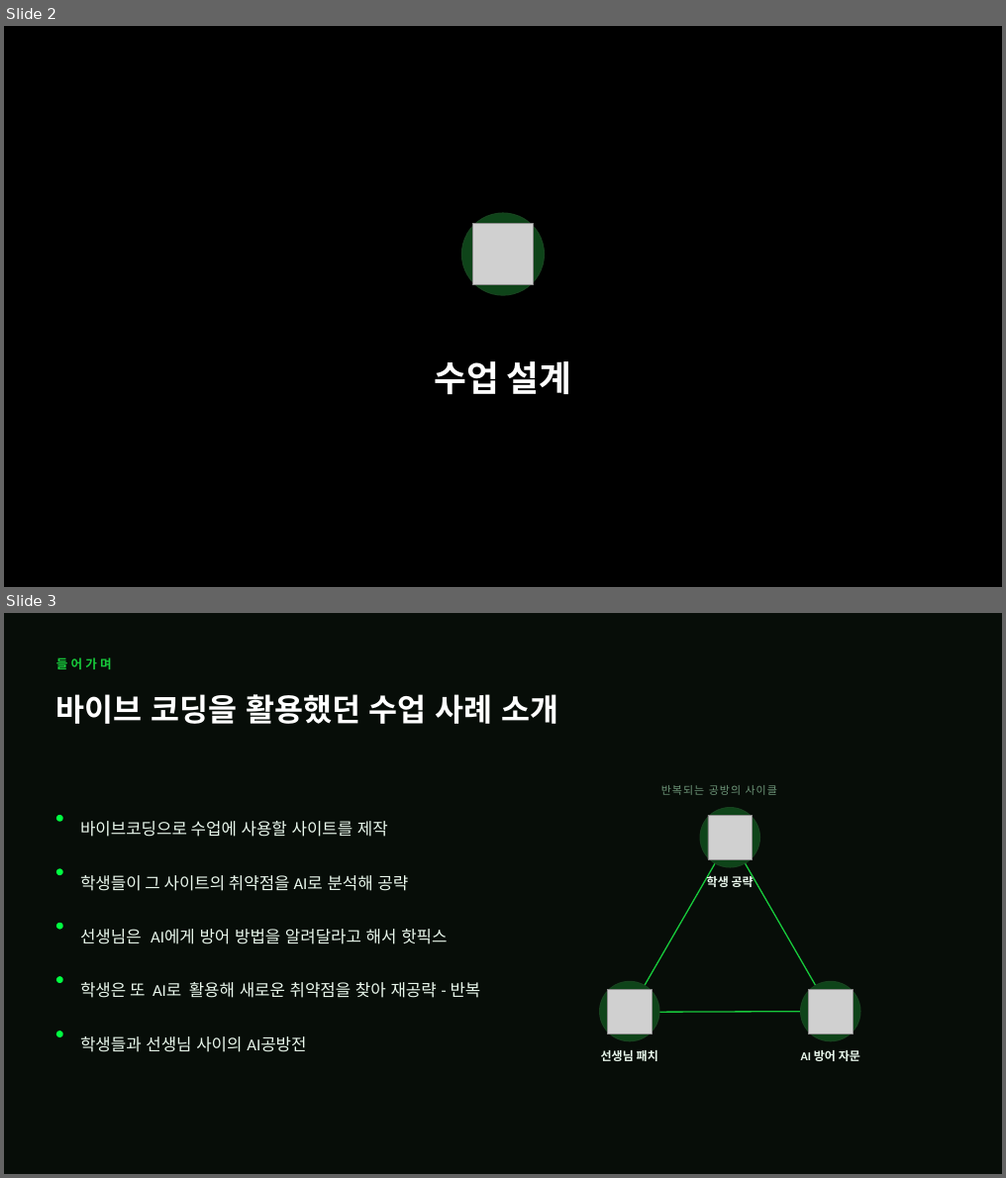
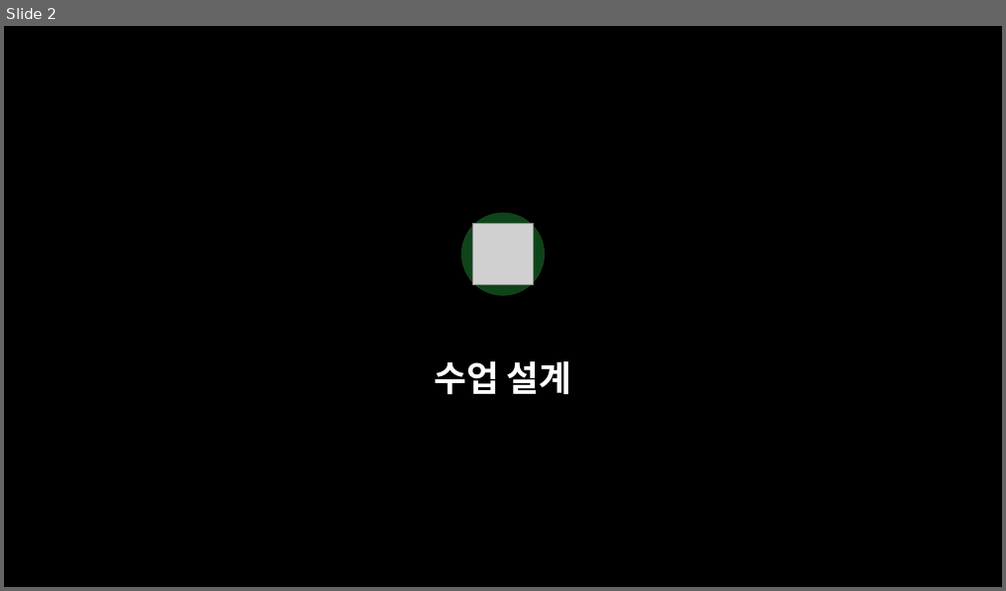
Before and after one commit to shk-cell/Macro_Classroom, a slide deck: AI기반 바이브코딩 시대의 교사역할과 교수학습설계.pptx. Shown one above the other, each under a label of ours: slides 2 and 3 before the commit, slide 2 after it. The pictures are 1006x1178 and 1006x591 pixels, drawn with LibreOffice and Linux fonts; fonts in the diff are those of the drawing; grey boxes stand for pictures. Boxes give left, top, right and bottom in pixels: in the first picture for what was removed or moved away, otherwise in the second. Text is boxed around its words. In the diff, an @@ line names an element or a change of style, - is before the commit and + after.

```diff
--- a/AI기반 바이브코딩 시대의 교사역할과 교수학습설계.pptx
+++ b/AI기반 바이브코딩 시대의 교사역할과 교수학습설계.pptx
@@ slide 3 removed at <box>4,613,1002,1174</box>, background #070D08 @@
@@ text removed at <box>56,658,112,669</box> @@
-들어가며
@@ text removed at <box>56,694,558,724</box> @@
-바이브 코딩을 활용했던 수업 사례 소개
@@ text removed at <box>661,785,777,795</box> @@
-반복되는 공방의 사이클
@@ ellipse removed at <box>56,815,63,822</box> @@
@@ ellipse removed at <box>700,808,760,867</box> @@
@@ picture removed at <box>708,815,751,860</box> @@
@@ text removed at <box>80,821,388,837</box> @@
-바이브코딩으로 수업에 사용할 사이트를 제작
@@ arrow removed from (630, 1012) to (731, 838) @@
@@ arrow removed from (731, 838) to (831, 1012) @@
@@ ellipse removed at <box>56,869,63,875</box> @@
@@ text removed at <box>80,875,408,891</box> @@
-학생들이 그 사이트의 취약점을 AI로 분석해 공략
@@ text removed at <box>707,874,753,887</box> @@
-학생 공략
@@ ellipse removed at <box>56,923,63,930</box> @@
@@ text removed at <box>80,929,447,945</box> @@
-선생님은 AI에게 방어 방법을 알려달라고 해서 핫픽스
@@ ellipse removed at <box>56,977,63,983</box> @@
@@ text removed at <box>80,982,481,998</box> @@
-학생은 또 AI로 활용해 새로운 취약점을 찾아 재공략 - 반복
@@ ellipse removed at <box>600,981,659,1042</box> @@
@@ picture removed at <box>607,989,651,1034</box> @@
@@ ellipse removed at <box>801,981,860,1042</box> @@
@@ picture removed at <box>809,989,853,1034</box> @@
@@ arrow removed from (831, 1012) to (630, 1012) @@
@@ ellipse removed at <box>56,1031,63,1038</box> @@
@@ text removed at <box>80,1037,306,1053</box> @@
-학생들과 선생님 사이의 AI공방전
@@ text removed at <box>601,1051,658,1061</box> @@
-선생님 패치
@@ text removed at <box>801,1051,860,1061</box> @@
-AI 방어 자문
```
Also in this commit, not shown: 2 slides changed.
